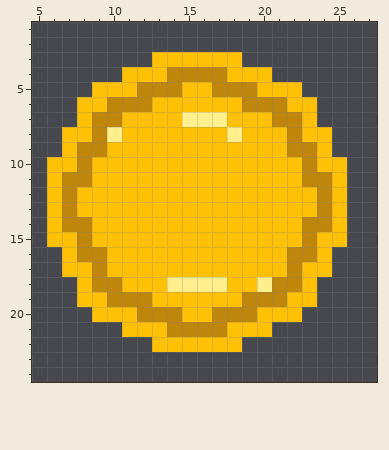
A pixel-art sprite gets an edit: packages/nouns-img-permutator/assets/layer-3/head-goldcoin.png. Above is the file before it was changed.
The file is 32x32 pixels. Shown: x 5..27, y 1..24.
Now the later version:
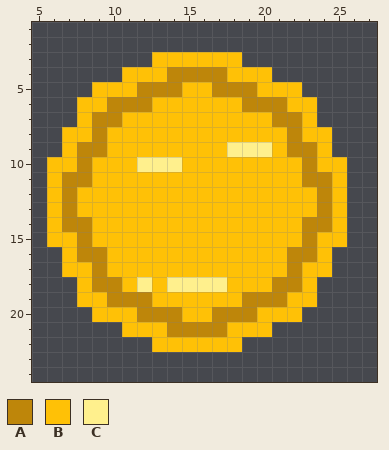
Palette (. is transparent): A #be860a  B #ffc106  C #fff08d
Diff:
@@ x 8..22 @@
  6 BBAAABBBBBBAAAB
- 7 BAABBBBCCCBBBAA
- 8 BACBBBBBBBCBBBA
- 9 AABBBBBBBBBBBBA
-10 ABBBBBBBBBBBBBB
+ 7 BAABBBBBBBBBBAA
+ 8 BABBBBBBBBBBBBA
+ 9 AABBBBBBBBCCCBA
+10 ABBBCCCBBBBBBBB
 11 ABBBBBBBBBBBBBB
@@ x 10..22 @@
 17 BBBBBBBBBBBBA
-18 ABBBCCCCBBCAA
+18 ABCBCCCCBBBAA
 19 AAABBBBBBAAAB
Where, in picture pixels (left, top, right, bottom), the same in both pictures:
changed: (107, 112, 272, 172)
changed: (137, 277, 152, 292)
changed: (257, 277, 272, 292)
